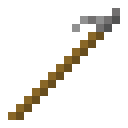
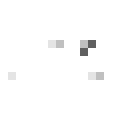
Two versions of the same layered image (128x128). Layer-by-layer changes:
added group "bolt" with 3 layers above "harpoon" over [8, 32, 104, 112]
added layer "Layer 21" in group "bolt" over [8, 32, 104, 112]
added layer "Layer 20" in group "bolt" over [80, 32, 96, 56]
hid group "harpoon" (1 layers) over [8, 8, 120, 120]
